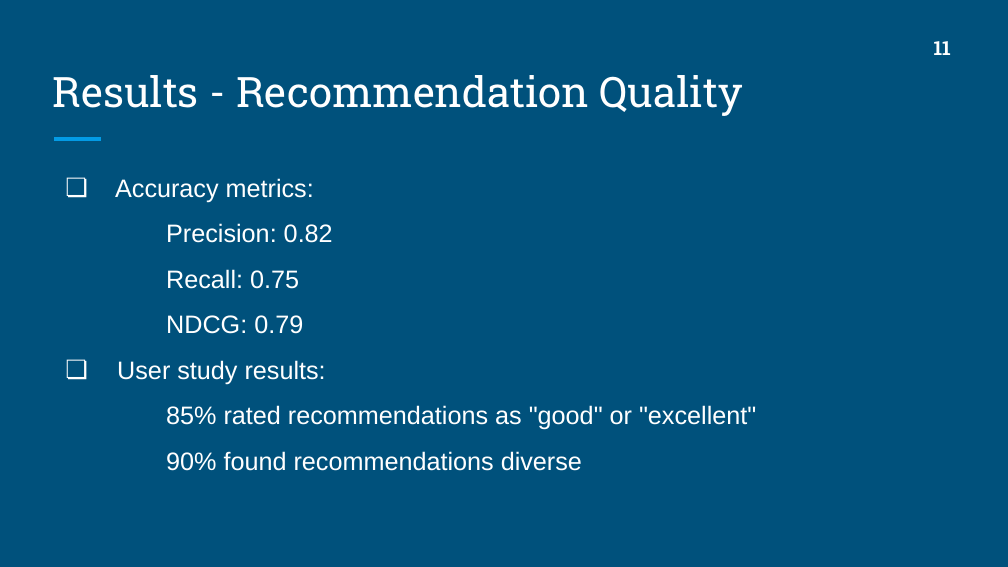
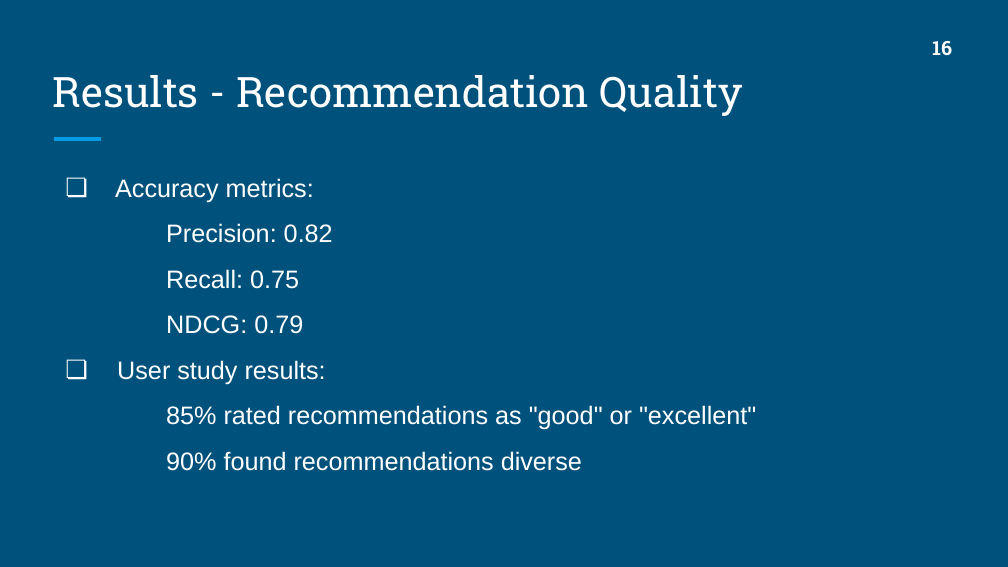
Before and after one commit to sakibrokoni/CSE707, a slide deck: slide 17 of Task 4b/CSE707_Task 4b_Group6.pptx (slide 12 before the commit). Drawn at 1008x567 pixels with LibreOffice and Linux fonts; fonts in the diff are those of the drawing. Boxes give left, top, right and bottom in pixels: in the first picture for what was removed or moved away, otherwise in the second. Text is boxed around its words. In the diff, an @@ line names an element or a change of style, - is before the commit and + after.

```diff
--- a/Task 4b/CSE707_Task 4b_Group6.pptx
+++ b/Task 4b/CSE707_Task 4b_Group6.pptx
@@ text at (x1=932, y1=41, x2=952, y2=55): text changed @@
-11
+16
```
Also in this commit, not shown: 15 other slides changed, 3 slides added, 1 other file.
